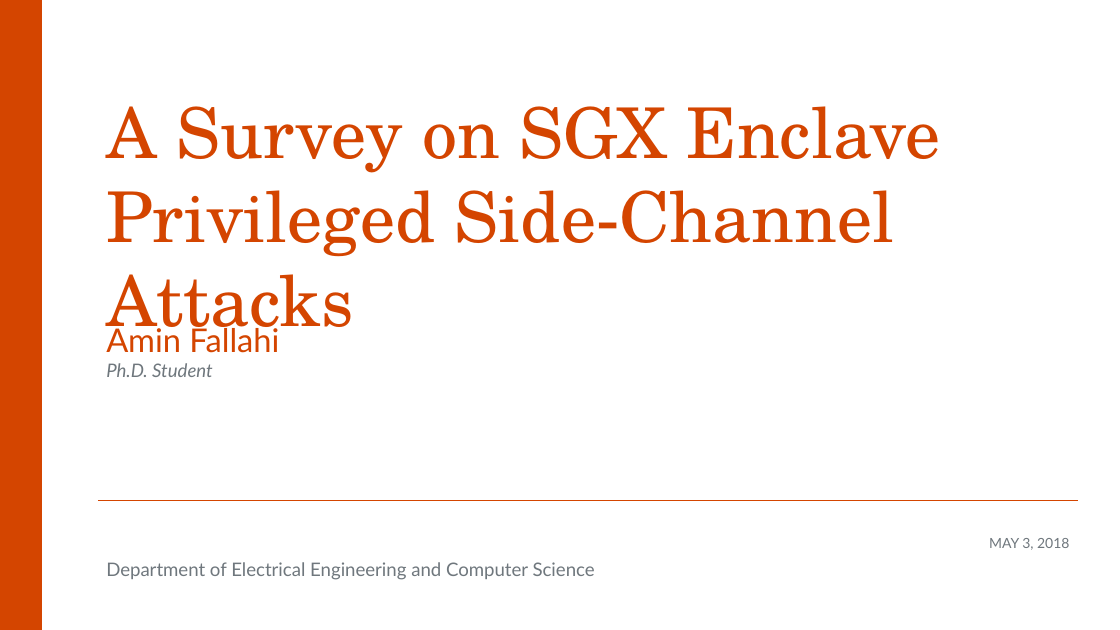
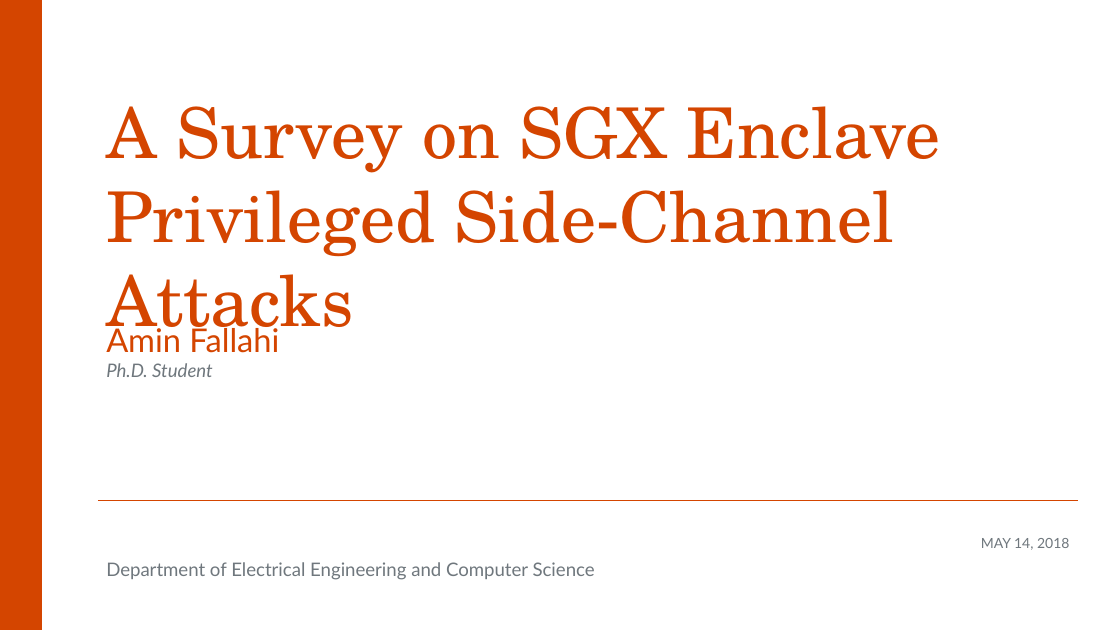
Before and after one commit to aminfallahi/A-Survey-on-SGX-Enclave-Privileged-Side-Channel-Attacks, a slide deck: slide 1 of Presentation/qe2.pptx. Drawn at 1120x630 pixels with LibreOffice and Linux fonts; fonts in the diff are those of the drawing; background and template pictures are left out. Boxes give left, top, right and bottom in pixels: in the first picture for what was removed or moved away, otherwise in the second. Text is boxed around its words. In the diff, an @@ line names an element or a change of style, - is before the commit and + after.

```diff
--- a/Presentation/qe2.pptx
+++ b/Presentation/qe2.pptx
@@ text at [981, 538, 1069, 550]: text changed @@
-MAY 3, 2018
+MAY 14, 2018
```
Also in this commit, not shown: 3 other slides changed, 1 slide added.
